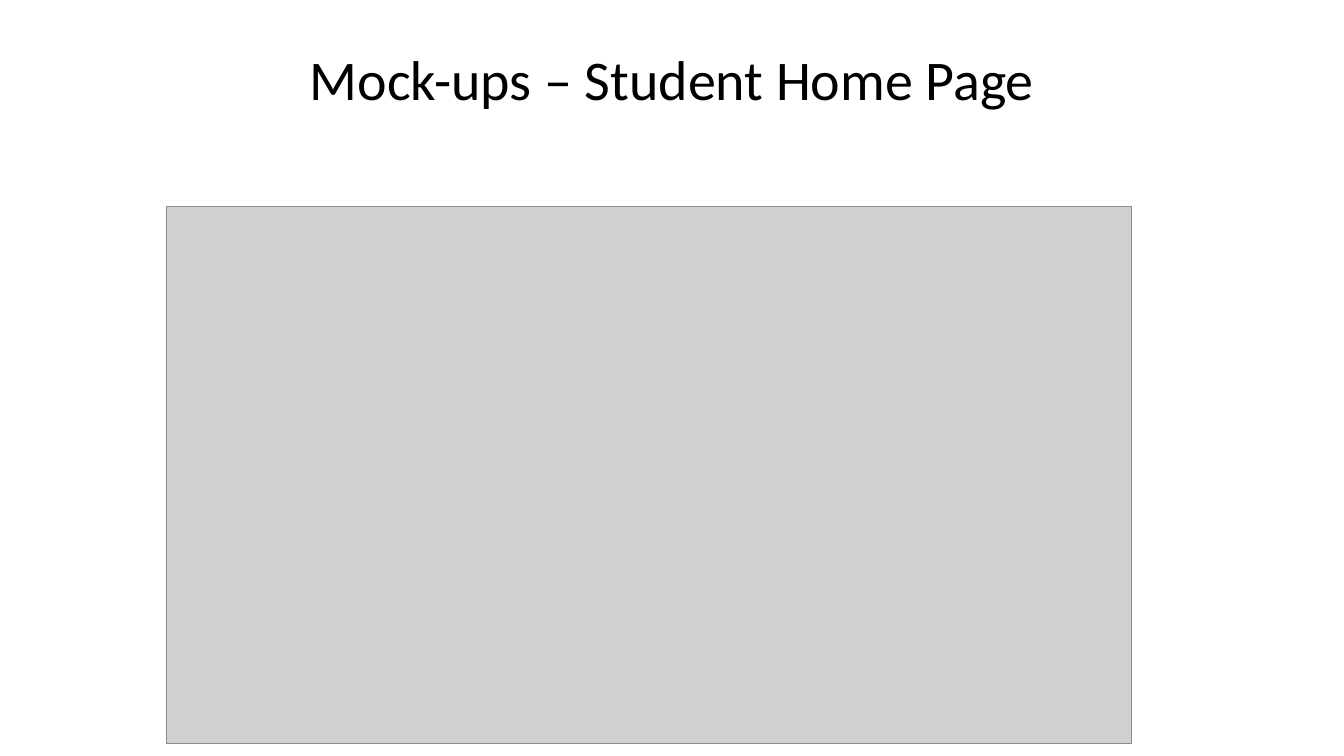
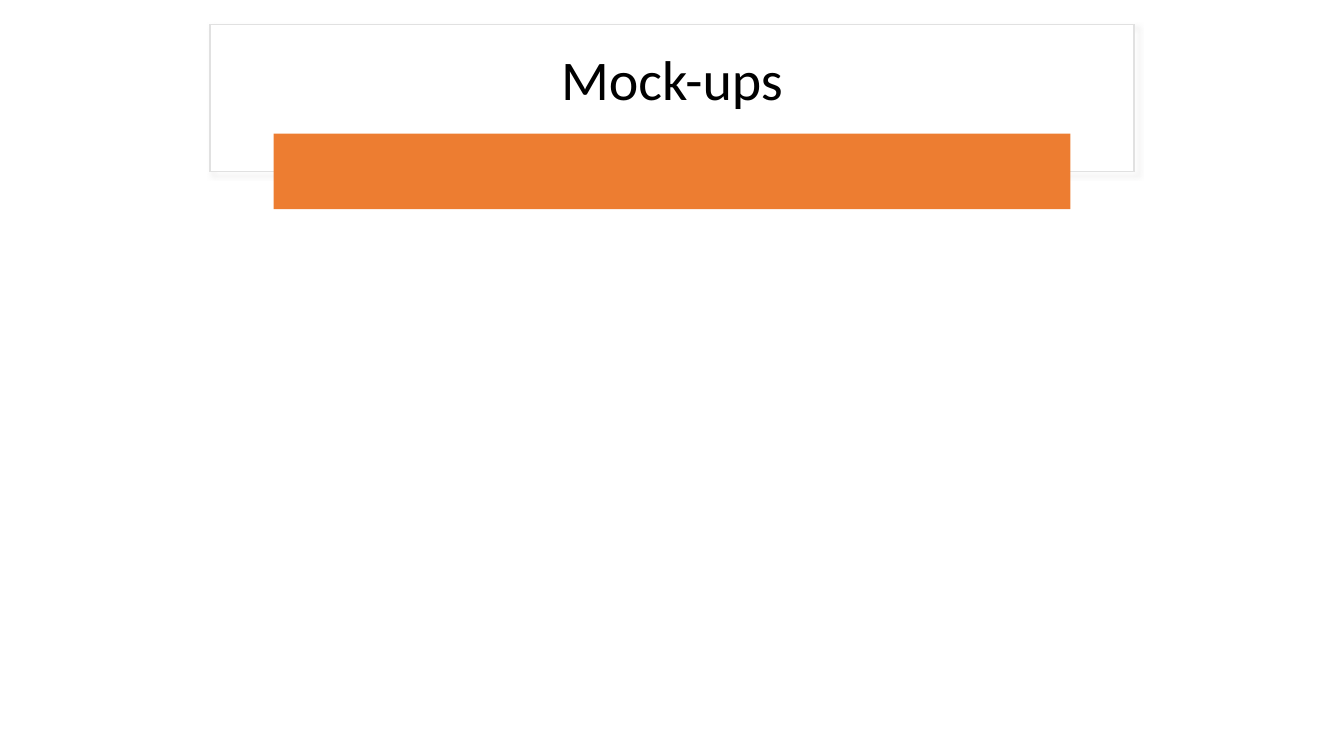
Before and after one commit to rlennon/ConnachtUni, a slide deck: slide 20 of documentation/Demonstrations/Connacht_University_TeamDC.pptx. Drawn at 1344x756 pixels with LibreOffice and Linux fonts; fonts in the diff are those of the drawing; grey boxes stand for pictures. Boxes give left, top, right and bottom in pixels: in the first picture for what was removed or moved away, otherwise in the second. Text is boxed around its words. In the diff, an @@ line names an element or a change of style, - is before the commit and + after.

```diff
--- a/documentation/Demonstrations/Connacht_University_TeamDC.pptx
+++ b/documentation/Demonstrations/Connacht_University_TeamDC.pptx
@@ rectangle added at [210,24,1134,171], fill #FFFFFF, outline #E1E1E1 1 pt @@
@@ title at [561,61,783,109]: text changed @@
-Mock-ups – Student Home Page
+Mock-ups
@@ rounded rectangle added at [274,133,1071,209], fill #ED7D31 @@
@@ picture removed at [167,207,1132,744] @@
```
Also in this commit, not shown: 5 other slides changed, 1 slide removed.
